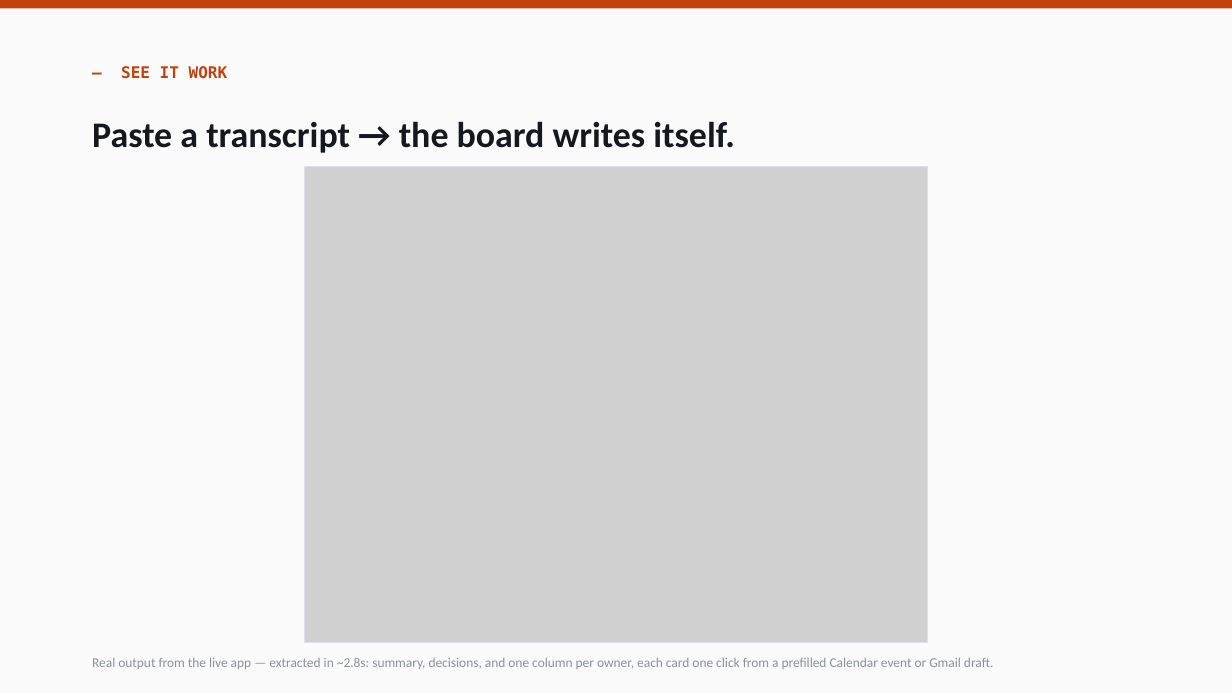
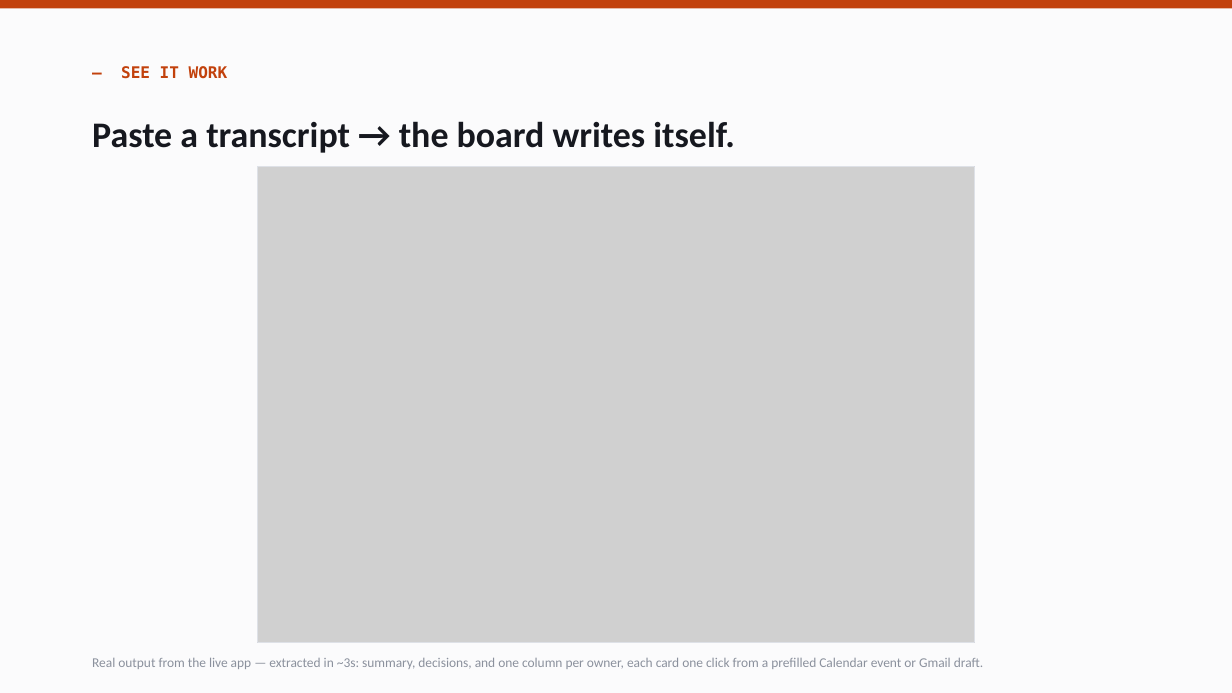
Before and after one commit to Shubham-33/postmeet, a slide deck: slide 2 of docs/postmeet-pitch.pptx. Drawn at 1232x693 pixels with LibreOffice and Linux fonts; fonts in the diff are those of the drawing; grey boxes stand for pictures. Boxes give left, top, right and bottom in pixels: in the first picture for what was removed or moved away, otherwise in the second. Text is boxed around its words. In the diff, an @@ line names an element or a change of style, - is before the commit and + after.

```diff
--- a/docs/postmeet-pitch.pptx
+++ b/docs/postmeet-pitch.pptx
@@ picture: place and size @@
-picture at [305, 166, 928, 642]
+picture at [258, 166, 975, 642]
@@ rectangle: place and size @@
-rectangle at [305, 166, 928, 642]
+rectangle at [258, 166, 975, 642]
@@ text at [92, 658, 983, 669]: text changed @@
-Real output from the live app — extracted in ~2.8s: summary, decisions, and one column per owner, each card one click from a prefilled Calendar event or Gmail draft.
+Real output from the live app — extracted in ~3s: summary, decisions, and one column per owner, each card one click from a prefilled Calendar event or Gmail draft.
```
Also in this commit, not shown: 5 other files.
